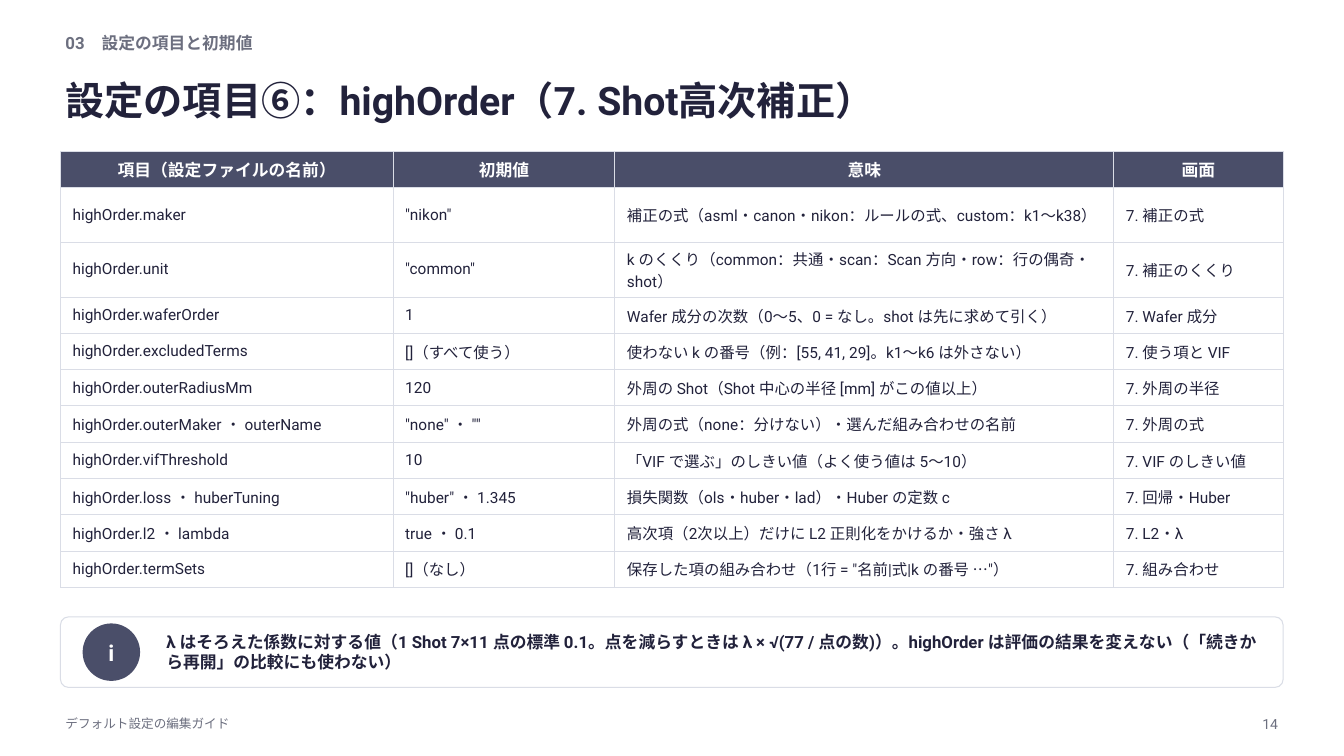
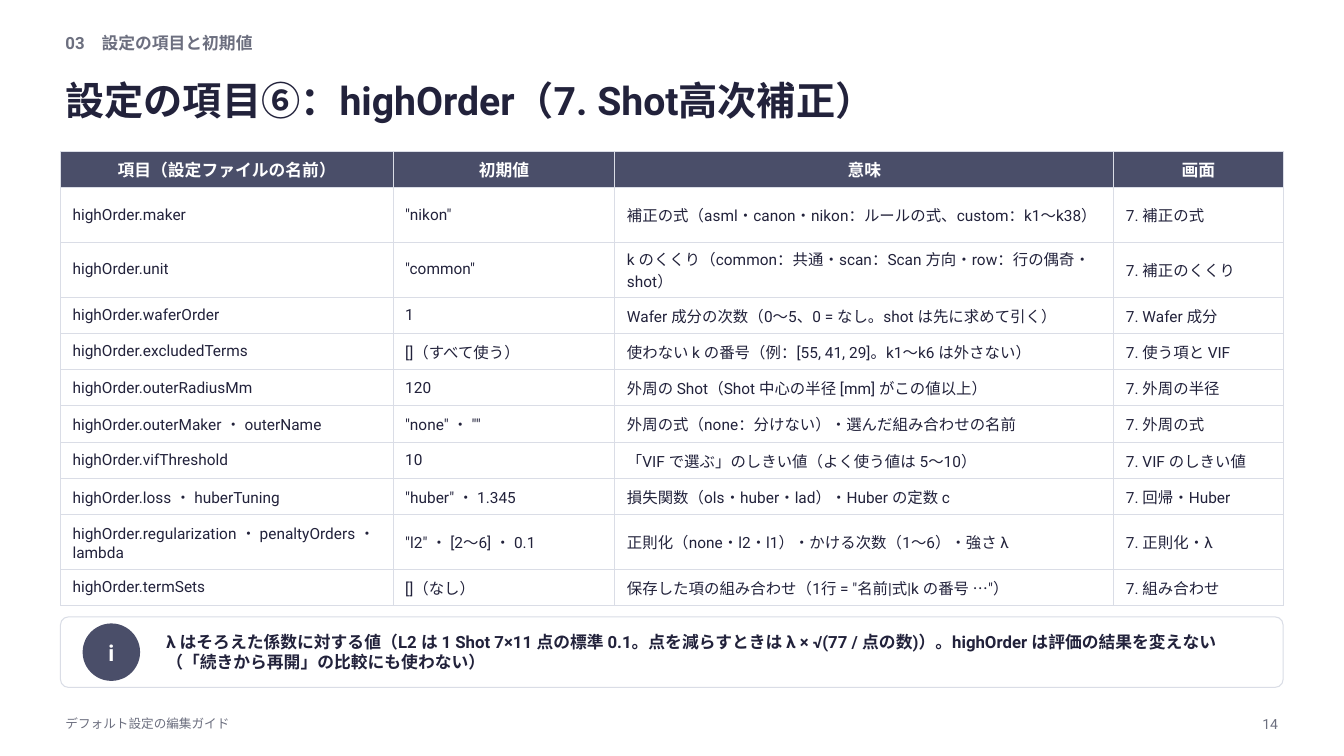
Before and after one commit to rsakamoto-0824/alignment-estimation-benchmark, a slide deck: slide 14 of matlab_app/docs/defaults_guide/デフォルト設定の編集ガイド.pptx. Drawn at 1344x756 pixels with LibreOffice and Linux fonts; fonts in the diff are those of the drawing. Boxes give left, top, right and bottom in pixels: in the first picture for what was removed or moved away, otherwise in the second. Text is boxed around its words. In the diff, an @@ line names an element or a change of style, - is before the commit and + after.

```diff
--- a/matlab_app/docs/defaults_guide/デフォルト設定の編集ガイド.pptx
+++ b/matlab_app/docs/defaults_guide/デフォルト設定の編集ガイド.pptx
@@ table at (60, 151, 1284, 601) @@
-row 10: highOrder.l2 ・ lambda | true ・ 0.1 | 高次項（2次以上）だけに L2 正則化をかけるか・強さ λ | 7. L2・λ
+row 10: highOrder.regularization ・ penaltyOrders ・ lambda | "l2" ・ [2〜6] ・ 0.1 | 正則化（none・l2・l1）・かける次数（1〜6）・強さ λ | 7. 正則化・λ
@@ text at (166, 633, 1216, 670): text changed @@
-λ はそろえた係数に対する値（1 Shot 7×11 点の標準 0.1。点を減らすときは λ × √(77 / 点の数)）。highOrder は評価の結果を変えない（「続きから再開」の比較にも使わない）
+λ はそろえた係数に対する値（L2 は 1 Shot 7×11 点の標準 0.1。点を減らすときは λ × √(77 / 点の数)）。highOrder は評価の結果を変えない（「続きから再開」の比較にも使わない）
```
Also in this commit, not shown: 1 other slide changed, 27 other files.
